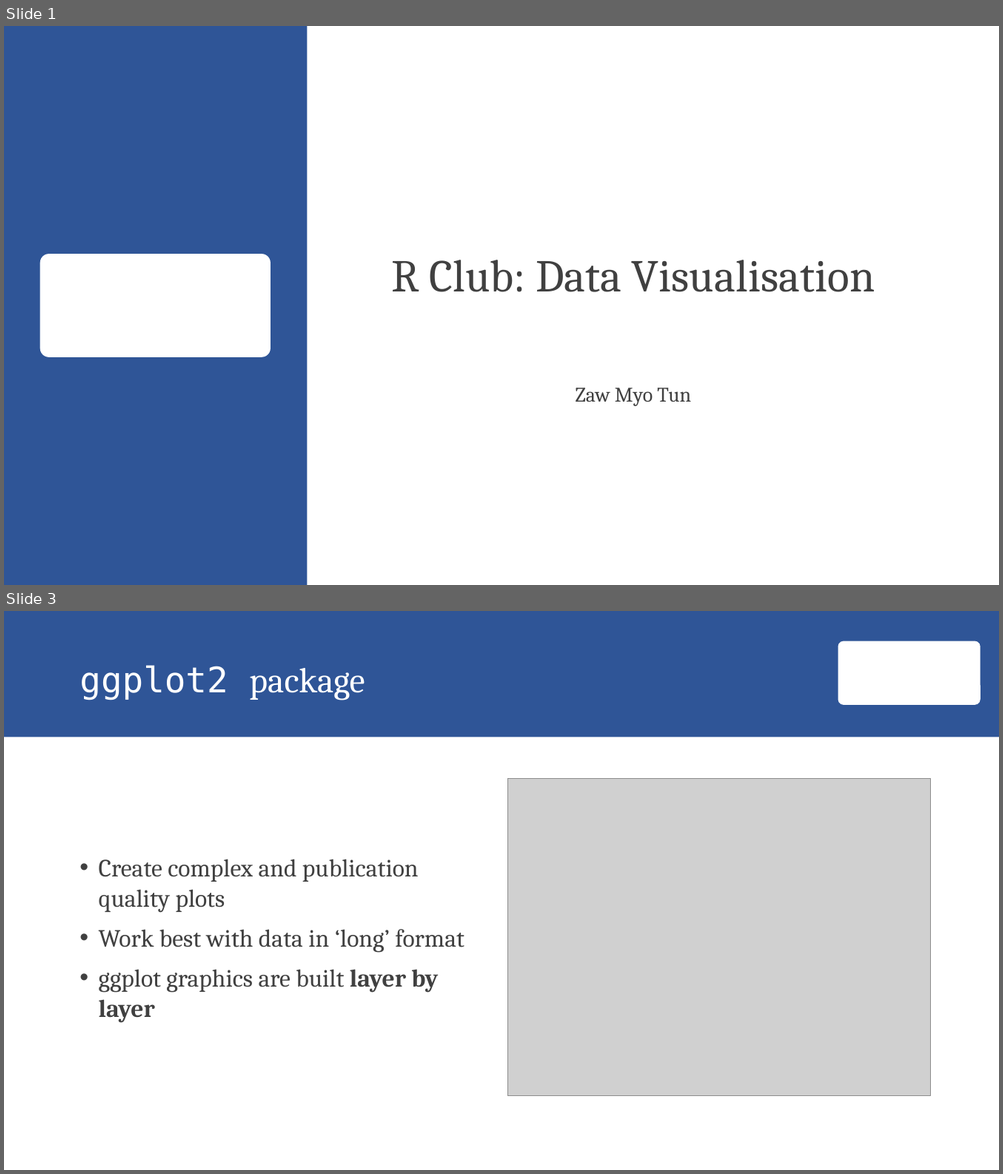
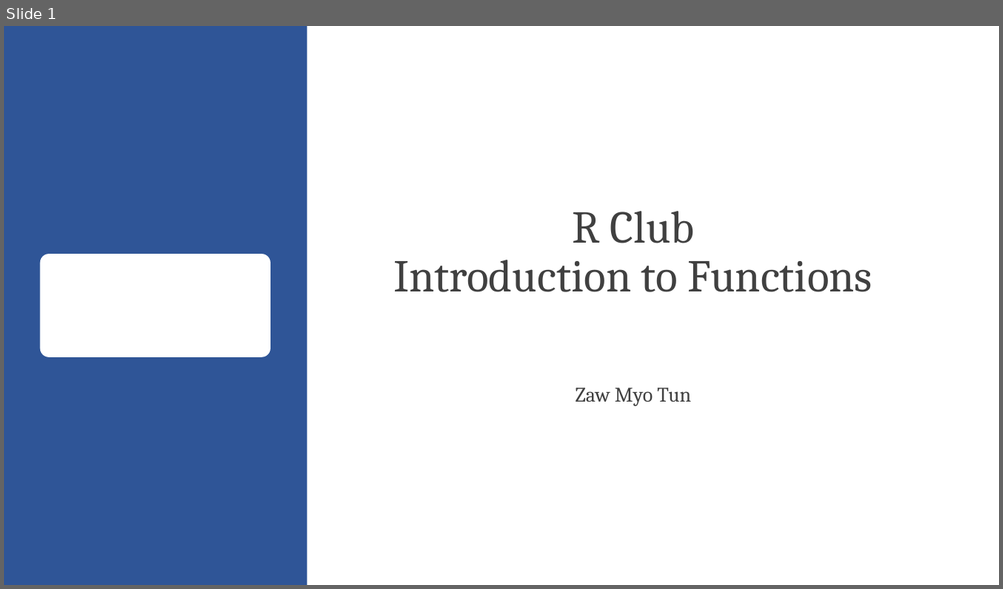
Before and after one commit to zawmtun/r_club, a slide deck: ex/05_functions.pptx. Shown one above the other, each under a label of ours: slides 1 and 3 before the commit, slide 1 after it; the slides between them are not shown. The pictures are 1003x1174 and 1003x589 pixels, drawn with LibreOffice and Linux fonts; fonts in the diff are those of the drawing; grey boxes stand for pictures; background and template pictures are left out. Boxes give left, top, right and bottom in pixels: in the first picture for what was removed or moved away, otherwise in the second. Text is boxed around its words. In the diff, an @@ line names an element or a change of style, - is before the commit and + after.

Commit message:
functions and join

```diff
--- a/ex/05_functions.pptx
+++ b/ex/05_functions.pptx
@@ slide 3 removed at (x1=4, y1=611, x2=999, y2=1170), background #FFFFFF @@
@@ rectangle removed at (x1=4, y1=611, x2=999, y2=737) @@
@@ rounded rectangle removed at (x1=838, y1=641, x2=981, y2=705) @@
@@ title removed at (x1=79, y1=665, x2=364, y2=701) @@
-ggplot2 package
@@ picture removed at (x1=508, y1=779, x2=930, y2=1096) @@
@@ text removed at (x1=99, y1=859, x2=464, y2=1023) @@
-• Create complex and publication quality plots
-• Work best with data in ‘long’ format
-• ggplot graphics are built layer by layer
@@ slide 1 changed as well @@
@@ title at (x1=393, y1=211, x2=873, y2=292): text changed @@
-R Club: Data Visualisation
+R Club
+Introduction to Functions
```
Also in this commit, not shown: 3 slides added, 14 other slides removed, 6 other files.
